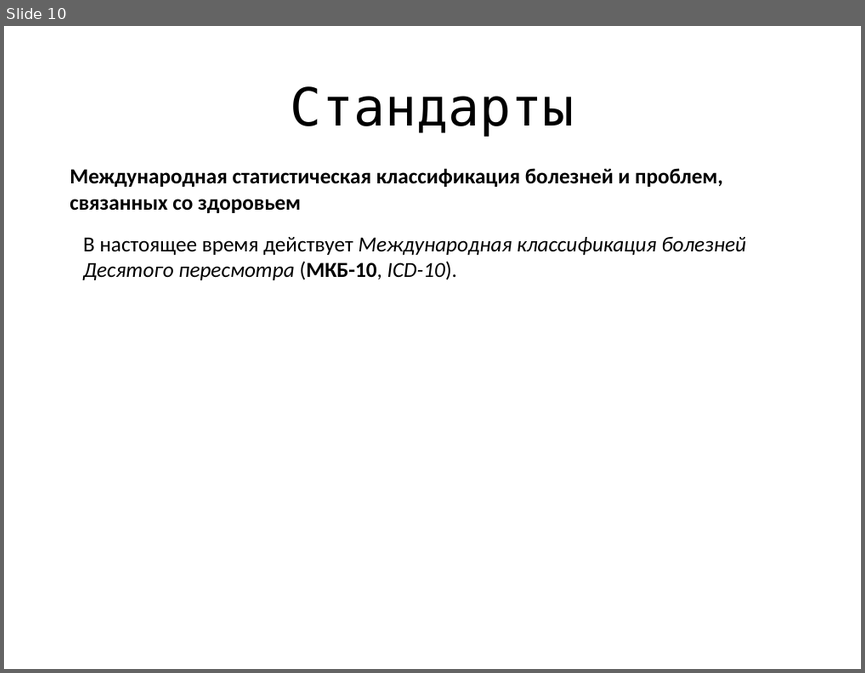
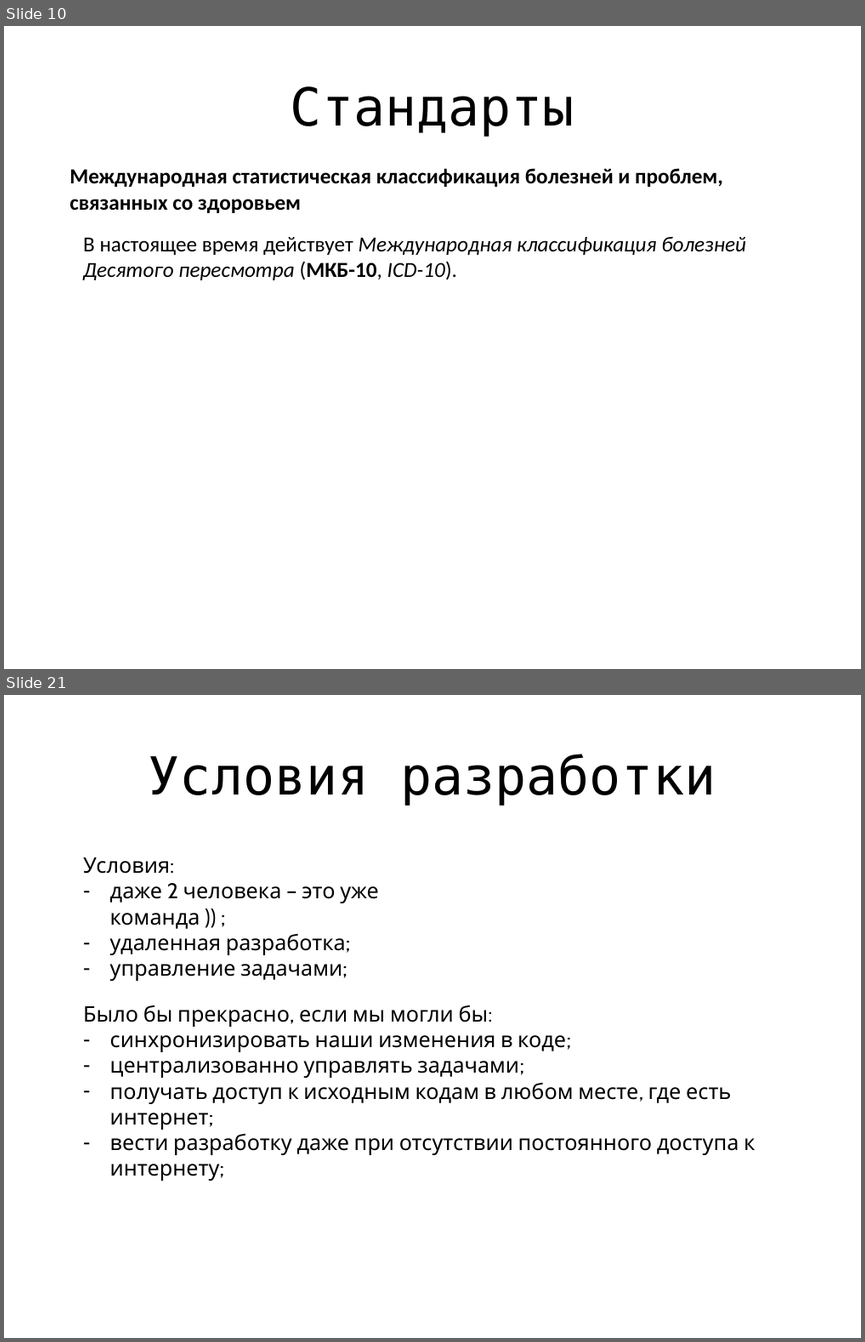
Before and after one commit to jpedraza/Health, a slide deck: Presentation/main.pptx. Shown one above the other, each under a label of ours: slide 10 before the commit, slides 10 and 21 after it; the slides between them are not shown. The pictures are 865x673 and 865x1342 pixels, drawn with LibreOffice and Linux fonts; fonts in the diff are those of the drawing. Boxes give left, top, right and bottom in pixels: in the first picture for what was removed or moved away, otherwise in the second. Text is boxed around its words. In the diff, an @@ line names an element or a change of style, - is before the commit and + after.

```diff
--- a/Presentation/main.pptx
+++ b/Presentation/main.pptx
@@ slide 21 added at [4, 695, 861, 1338], background #FFFFFF @@
@@ title added at [148, 754, 716, 805], 44 pt, text #000000 @@
+Условия разработки
@@ text added at [83, 857, 379, 981], 18 pt, text #000000 @@
+Условия:
+– даже 2 человека – это уже команда )) ;
+– удаленная разработка;
+– управление задачами;
@@ text added at [83, 1004, 755, 1180], 18 pt, text #000000 @@
+Было бы прекрасно, если мы могли бы:
+– синхронизировать наши изменения в коде;
+– централизованно управлять задачами;
+– получать доступ к исходным кодам в любом месте, где есть интернет;
+– вести разработку даже при отсутствии постоянного доступа к интернету;
```
Also in this commit, not shown: 3 slides changed, 11 other slides added, 1 slide removed.
